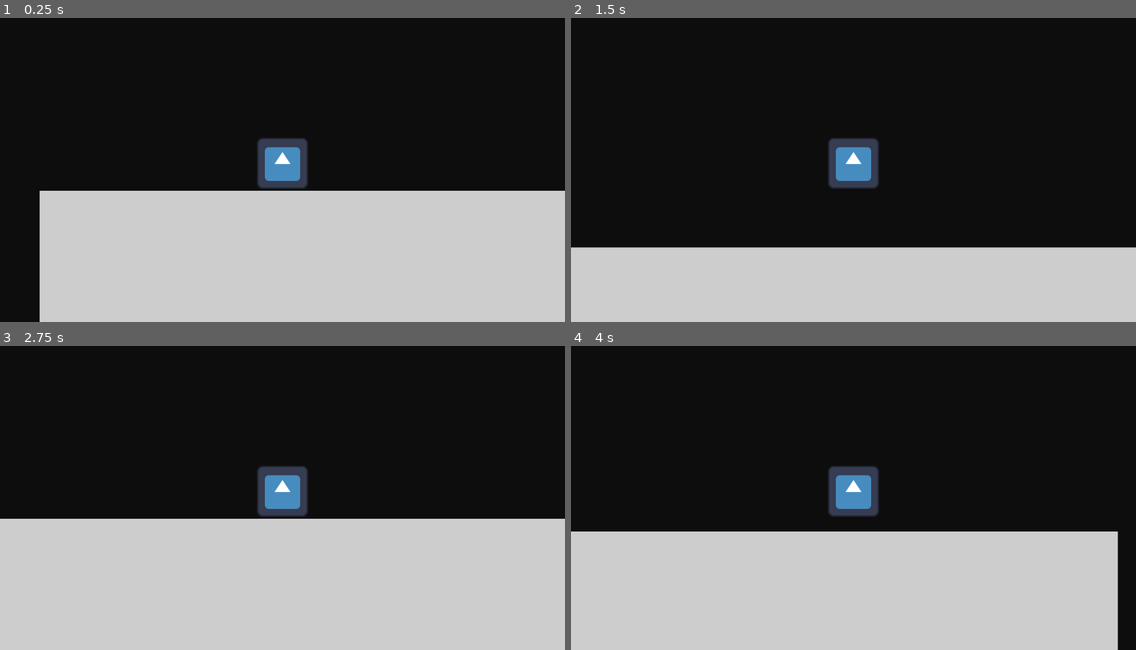
Above: before the commit, frames 1-4 (two rows, left to right).
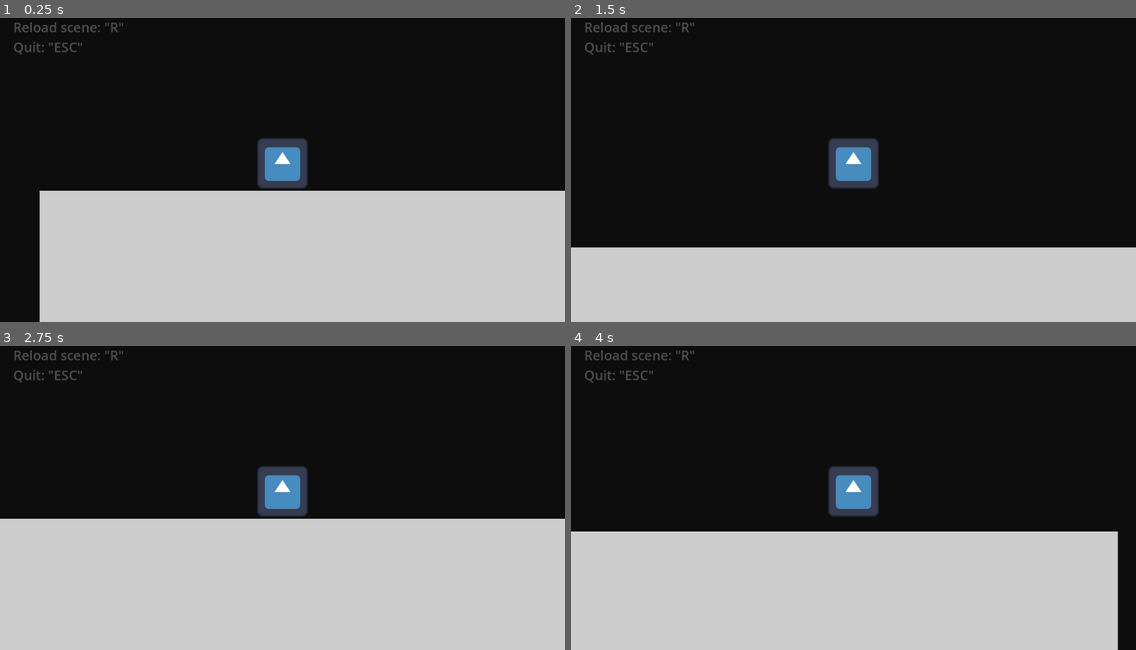
Above: after the commit, the same moments.

Repository: ad-g/Ninja-Returns
Game: Godot game, scene res://levels/test level/level_test.tscn
Same seed, same stepped clock (60 frames per second), same inputs: the game is played once before the commit and once after it. The engine's default icon, where the game draws it, is replaced by a stand-in: a white triangle on a blue panel in a dark square.
Inputs:
- Up to frame 1 (0.25 s): no input
- Up to frame 2 (1.5 s): tap Enter at 0.5 s; hold D (move_right) from 0.53 s (still down); tap Space (jump) at 0.77 s
- Up to frame 3 (2.75 s): tap Space (jump) at 1.52 s; release D (move_right) at 2.03 s; hold A (move_left) from 2.03 s (still down)
- Up to frame 4 (4 s): tap R (restart) at 2.75 s; release A (move_left) at 2.78 s; hold D (move_right) from 2.78 s (still down); tap Space (jump) at 3.02, 3.77 s

The runs differ from the first frame. In frame 1, 0.3% of the frame differs, in the area x 2-22%, y 1-13%; in frame 2, 0.3%; in frame 3, 0.3%; in frame 4, 0.3%.

Commit message:
Added a debug canvaslayer to the world scene
Just shows how to quit and restart

Diff:
--- a/world.tscn
+++ b/world.tscn
@@ -1,3 +1,18 @@
 [gd_scene format=3 uid="uid://dvo7xlx5hmim5"]
 
 [node name="World" type="Node2D"]
+
+[node name="DebugInfo" type="CanvasLayer" parent="."]
+
+[node name="MarginContainer" type="MarginContainer" parent="DebugInfo"]
+offset_right = 40.0
+offset_bottom = 40.0
+theme_override_constants/margin_left = 30
+theme_override_constants/margin_top = 30
+
+[node name="Label" type="Label" parent="DebugInfo/MarginContainer"]
+modulate = Color(1, 1, 1, 0.266667)
+layout_mode = 2
+theme_override_font_sizes/font_size = 30
+text = "Reload scene: \"R\"
+Quit: \"ESC\""
